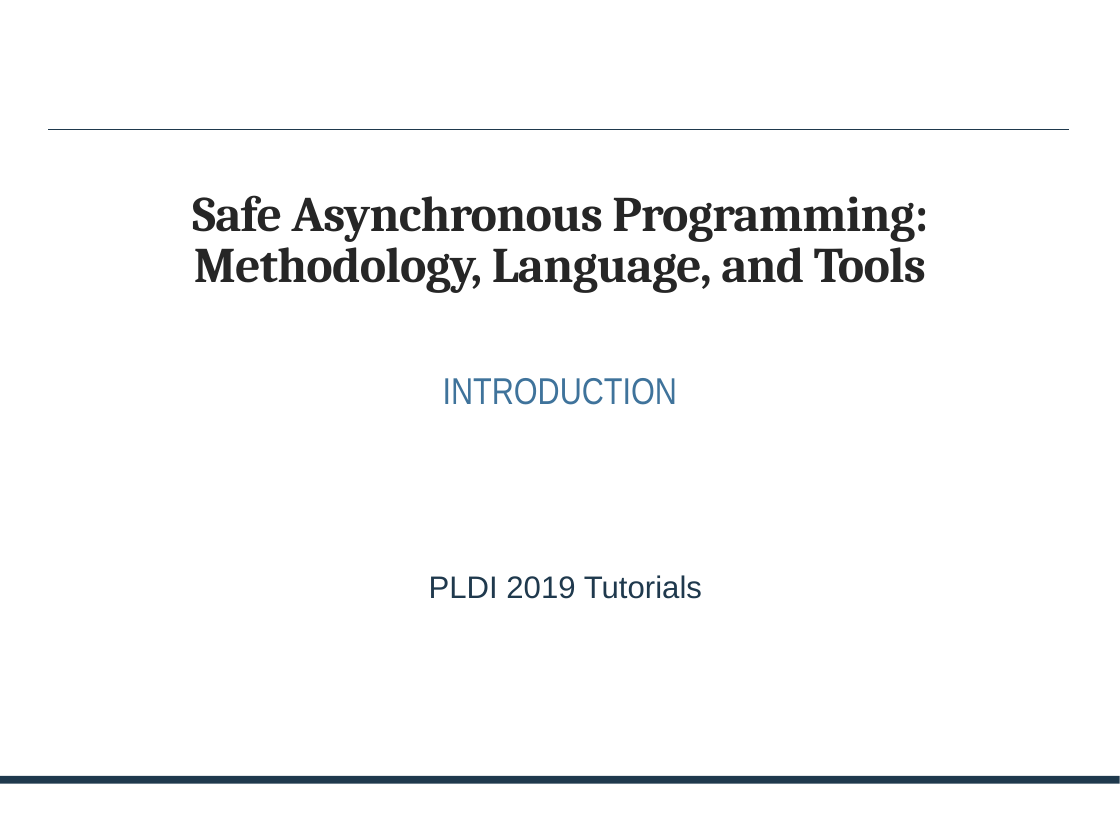
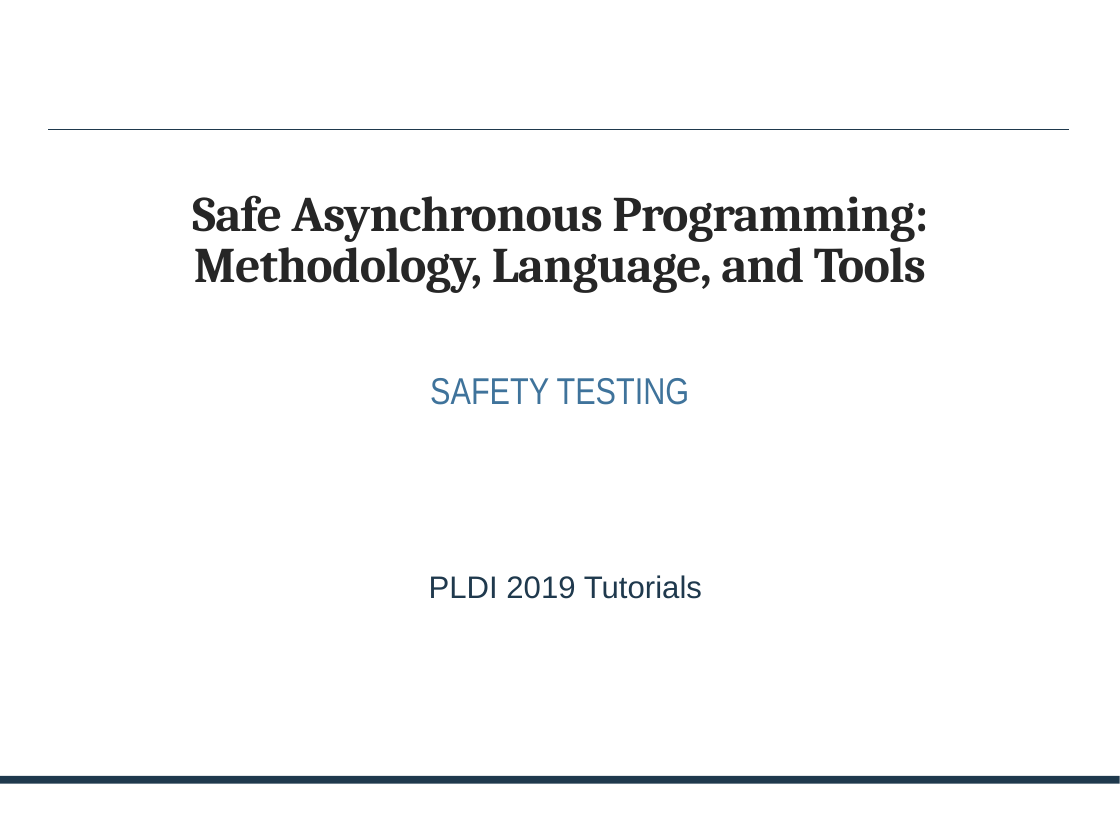
Before and after one commit to p-org/plditutorial, a slide deck: slide 1 of Presentations/MonolithicSafetyTesting.pptx. Drawn at 1120x840 pixels with LibreOffice and Linux fonts; fonts in the diff are those of the drawing. Boxes give left, top, right and bottom in pixels: in the first picture for what was removed or moved away, otherwise in the second. Text is boxed around its words. In the diff, an @@ line names an element or a change of style, - is before the commit and + after.

```diff
--- a/Presentations/MonolithicSafetyTesting.pptx
+++ b/Presentations/MonolithicSafetyTesting.pptx
@@ subtitle at (430, 378, 690, 405): text changed @@
-INTRODUCTION
+SAFETY TESTING
```
Also in this commit, not shown: 2 other slides changed, 11 slides added, 2 other files.
